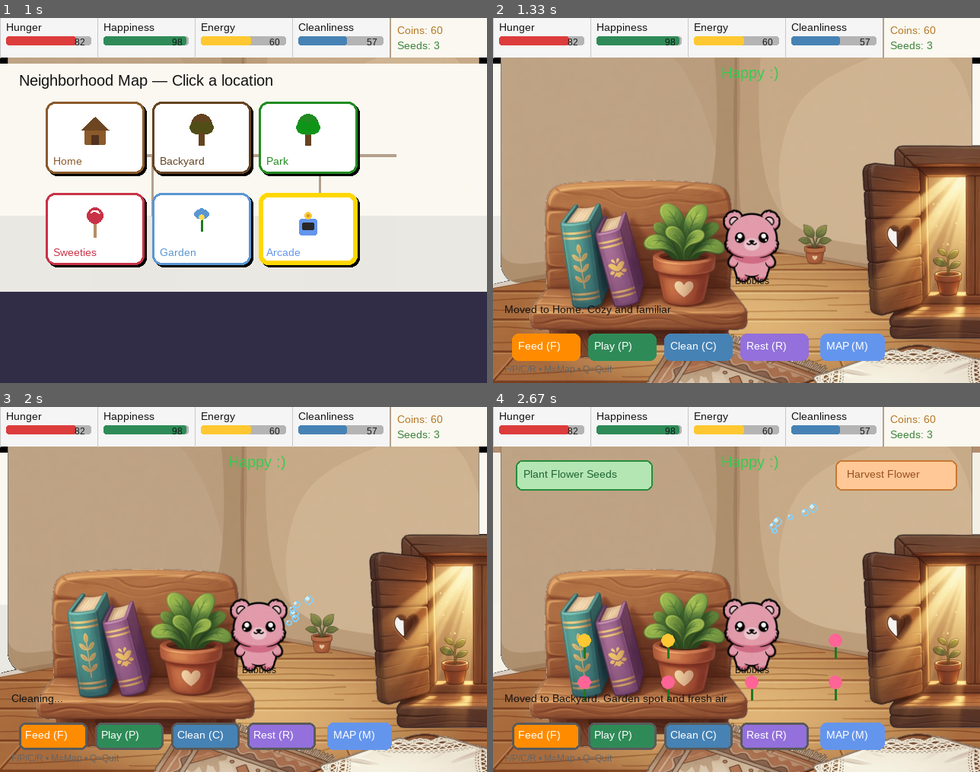
Above: before the commit, frames 1-4 (two rows, left to right).
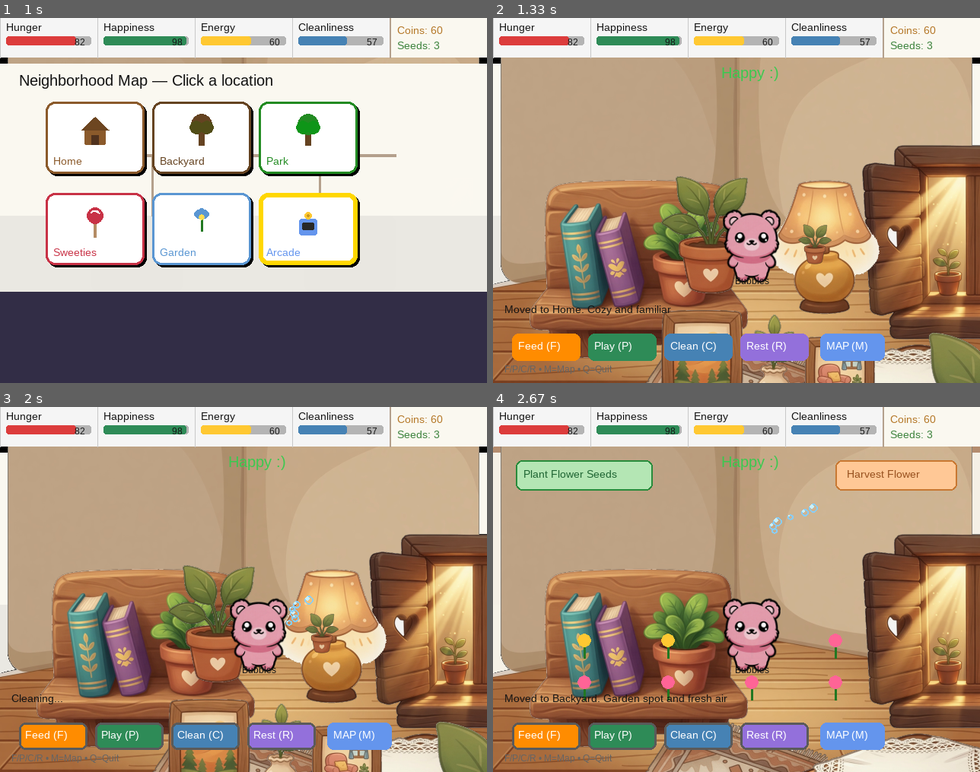
Above: after the commit, the same moments.

Repository: nickamis606/ourworld
Game: pygame game, started from main_pygame.py
The game is run twice, just before and just after one commit, with the same random seed, the same clock (stepped at 60 frames per second) and the same inputs.
Inputs (mouse positions are in pixels of both pictures, inside the frame that each line leads up to):
- Up to frame 1 (1 s): tap Enter at 0.33 s; click "MAP (M)" at 0.72 s
- Up to frame 2 (1.33 s): click (585, 145) at 1.05 s
- Up to frame 3 (2 s): tap Enter at 1.33 s; tap C at 1.67 s
- Up to frame 4 (2.67 s): click "MAP (M)" at 2.05 s; click (721, 527) at 2.38 s

Frame 1 is identical in both runs. In frame 2, 12% of the frame differs, in the area x 34-100%, y 43-100%; in frame 3, 12%; in frame 4, nothing differs.

Commit message:
feat: load decorations + pot layers for home only
- Conditional load: decorations.png and pot.png only when location == home
- Added starting positions for both
- Draw order: rug, table, shelf, window, pot, decorations
- Removed temporary debug prints (path confirmed solid)

Diff:
--- a/sprites/location_background.py
+++ b/sprites/location_background.py
@@ -40,9 +40,7 @@
                 self.base_surface = pygame.transform.smoothscale(img, (self.width, self.height))
                 self.use_asset = True
                 has_base = True
-                print(f"[LocationBackground] loaded base: {base_path}")
-            except Exception as exc:
-                print(f"[LocationBackground] FAILED to load base {base_path}: {exc}")
+            except Exception:
                 pass
 
         has_layers = os.path.isdir(layers_dir)
@@ -52,7 +50,11 @@
                     name = os.path.splitext(filename)[0]
 
                     if name in ("decorations", "pot"):
-                        continue
+                        # Conditional inclusion per location
+                        if self.location == "home":
+                            pass  # fall through to load below
+                        else:
+                            continue
 
                     layer_path = os.path.join(layers_dir, filename)
                     try:
@@ -80,18 +82,19 @@
             "window": (470, 55),
             "shelf": (30, 90),
             "table": (380, 295),
+            "decorations": (200, 180),
+            "pot": (500, 320),
         }
         return positions.get(name, (100, 200))
 
     def draw(self, surface: pygame.Surface):
         if self.base_surface:
-            print(f"[LocationBackground] draw: using base for '{self.location}'")
             surface.blit(self.base_surface, (0, 0))
         elif self.use_asset:
             # Procedural fallback when no base image exists
             self._draw_procedural(surface)
 
-        order = ["rug", "table", "shelf", "window", "decorations"]
+        order = ["rug", "table", "shelf", "window", "pot", "decorations"]
         for name in order:
             if name in self.layers:
                 data = self.layers[name]
Not shown, changed: references/current_state.md
